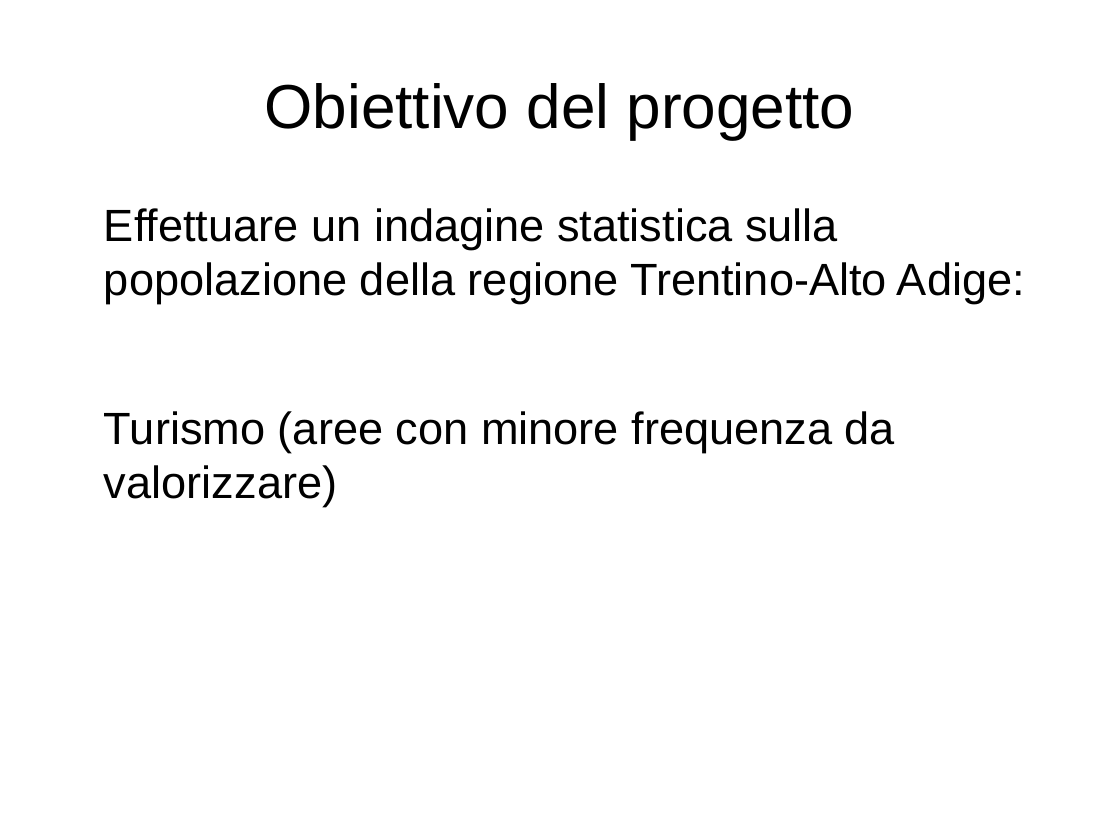
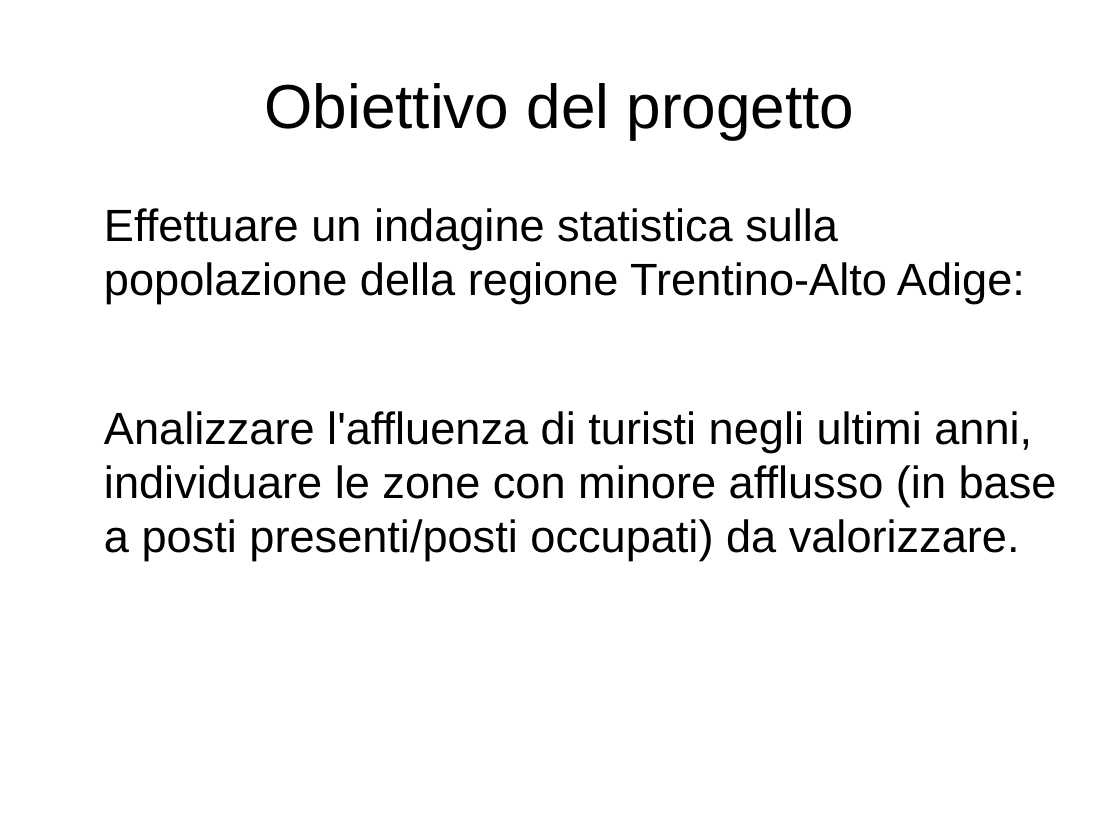
Before and after one commit to MascioSpam/esame_bdt, a slide deck: slide 2 of relazione.odp. Drawn at 1120x840 pixels with LibreOffice and Linux fonts; fonts in the diff are those of the drawing. Boxes give left, top, right and bottom in pixels: in the first picture for what was removed or moved away, otherwise in the second. Text is boxed around its words. In the diff, an @@ line names an element or a change of style, - is before the commit and + after.

```diff
--- a/relazione.odp
+++ b/relazione.odp
@@ text at (104, 411, 1057, 561): text changed @@
-Turismo (aree con minore frequenza da valorizzare)
+Analizzare l'affluenza di turisti negli ultimi anni, individuare le zone con minore afflusso (in base a posti presenti/posti occupati) da valorizzare.
```
Also in this commit, not shown: 6 other slides changed, 5 slides added, 4 slides removed, 1 other file.
